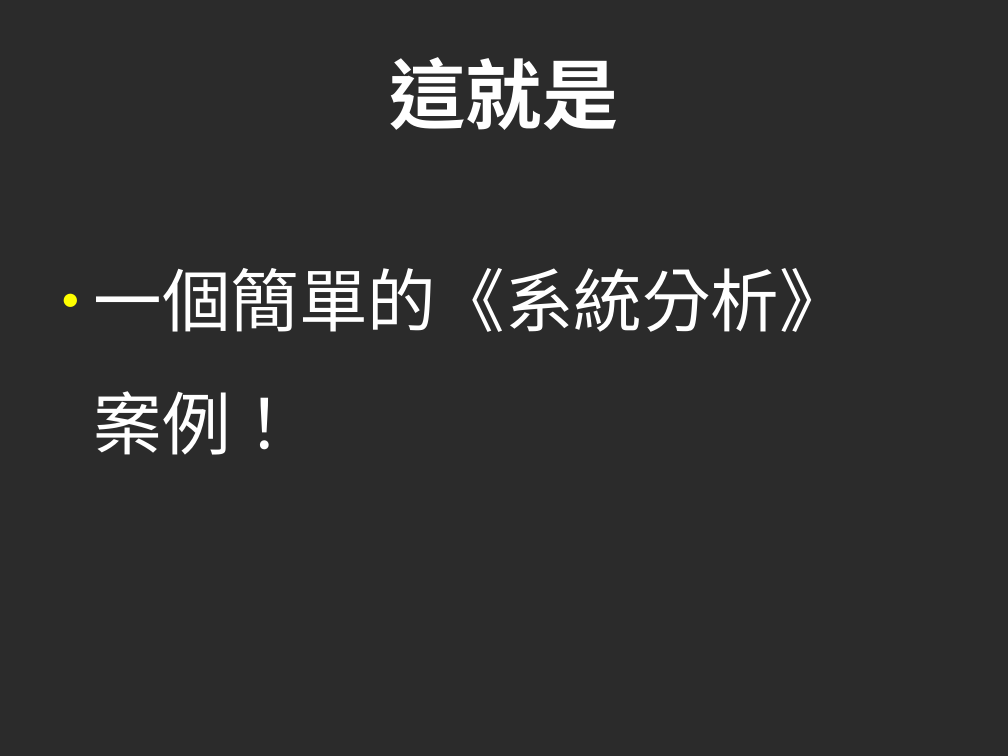
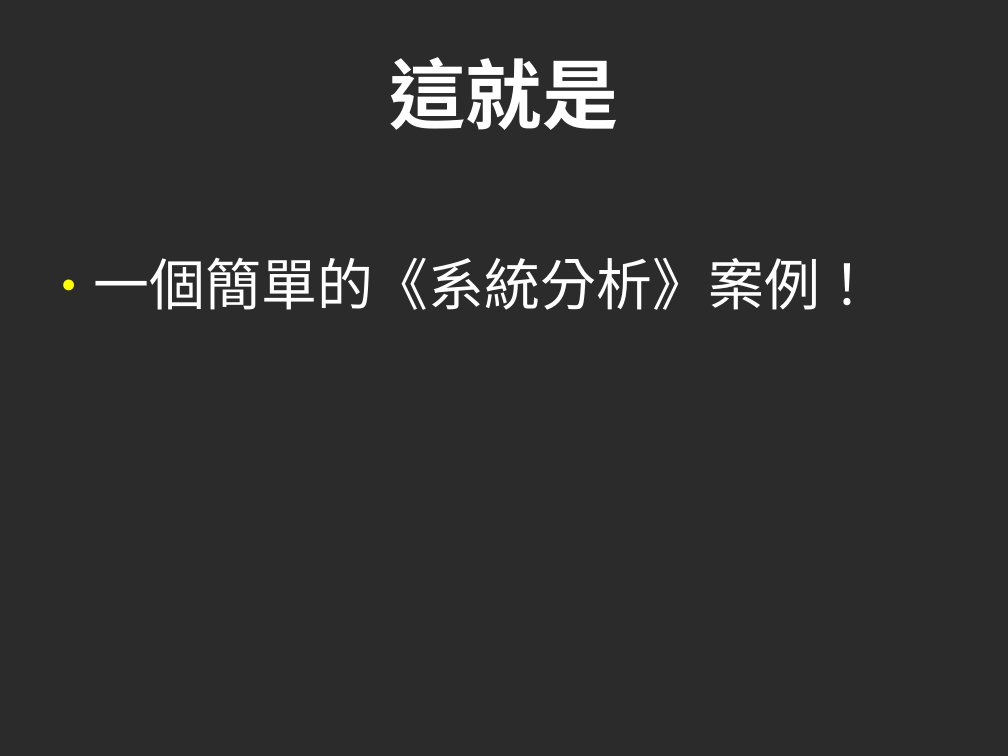
Before and after one commit to cccunimportant/10minSlides, a slide deck: slide 36 of 20minSePmSaDp.odp. Drawn at 1008x756 pixels with LibreOffice and Linux fonts; fonts in the diff are those of the drawing; background and template pictures are left out; a plain dark background stands for a picture behind light text. Boxes give left, top, right and bottom in pixels: in the first picture for what was removed or moved away, otherwise in the second. Text is boxed around its words. In the diff, an @@ line names an element or a change of style, - is before the commit and + after.

```diff
--- a/20minSePmSaDp.odp
+++ b/20minSePmSaDp.odp
@@ text at <box>94,257,876,310</box>: text changed; size 54 to 44 pt @@
-● 一個簡單的《系統分析》
-  案例！
+● 一個簡單的《系統分析》案例！
```
Also in this commit, not shown: 29 other slides changed, 4 other files.
